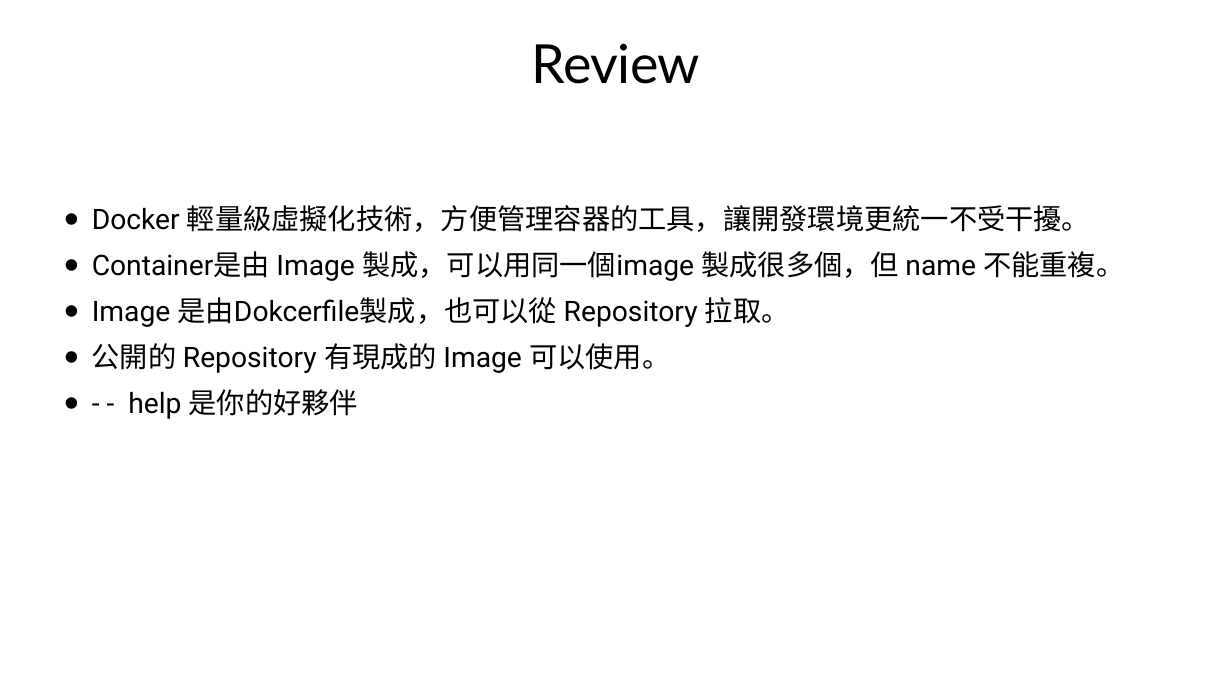
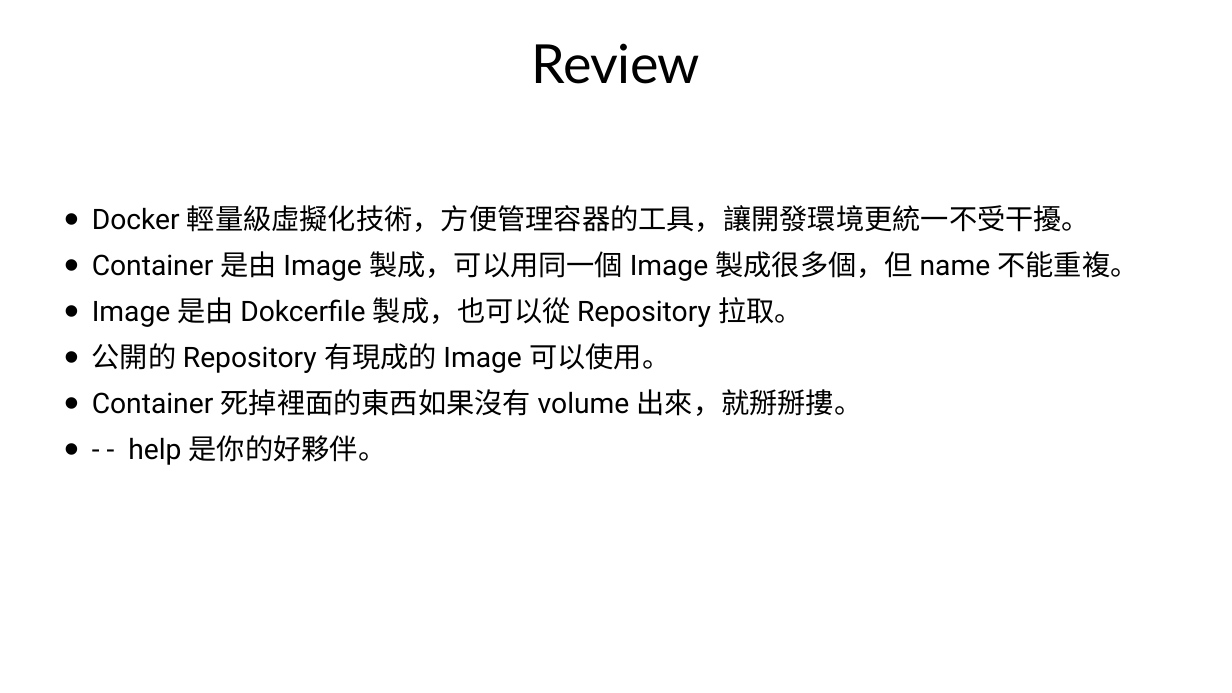
Before and after one commit to cathaylife-devops/docker-tutorial, a slide deck: slide 21 of docker-baby/docker-baby.pptx (slide 20 before the commit). Drawn at 1232x693 pixels with LibreOffice and Linux fonts; fonts in the diff are those of the drawing. Boxes give left, top, right and bottom in pixels: in the first picture for what was removed or moved away, otherwise in the second. Text is boxed around its words. In the diff, an @@ line names an element or a change of style, - is before the commit and + after.

```diff
--- a/docker-baby/docker-baby.pptx
+++ b/docker-baby/docker-baby.pptx
@@ text at (92, 251, 1138, 327): text changed @@
-• Container是由 Image 製成，可以用同一個image 製成很多個，但 name 不能重複。
-• Image 是由Dokcerfile製成，也可以從 Repository 拉取。
+• Container 是由 Image 製成，可以用同一個 Image 製成很多個，但 name 不能重複。
+• Image 是由 Dokcerfile 製成，也可以從 Repository 拉取。
@@ text at (92, 389, 863, 465): text changed @@
-• - - help 是你的好夥伴
+• Container 死掉裡面的東西如果沒有 volume 出來，就掰掰摟。
+• - - help 是你的好夥伴。
```
Also in this commit, not shown: 10 other slides changed, 1 slide added, 3 other files.
